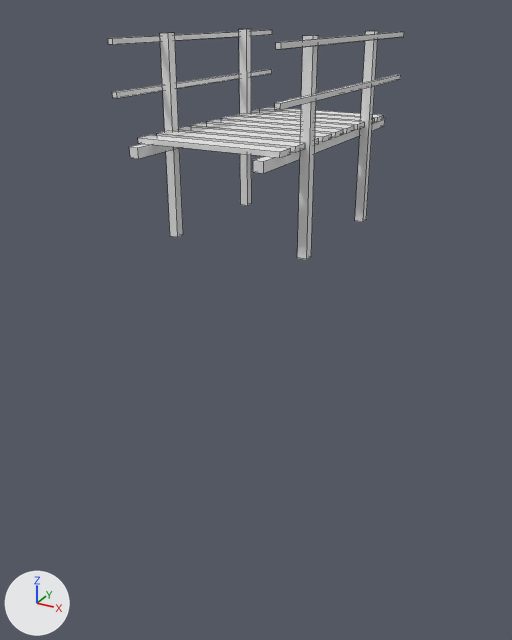
The Blender file Assets/Models/Structures/Wooden bridge.blend: old version first, new version second.
Both versions are drawn from a 50 mm camera at (7.01, -13.47, 3.43) aimed at (-0.35, -0.08, -3.27). Arrows for +X, +Y and +Z are at lower left; the lights stay in place. Mesh edges are drawn as thin lines.

The older version as bpy lines, for what is in view:
```python
me_cube = bpy.data.meshes.new('Cube')
me_cube.from_pydata(...)  # 152 vertices, 114 faces; spans x -1.7..1.7, y -3.0..3.0, z -1.0..3.0
me_cube.materials.append(mat_material)  # its picture is missing
# before: 0 (-1.4, 1.6, -1.0) at pixel (251, 203), 1 (-1.4, 1.4, -1.0) at pixel (247, 205), 2 (-1.6, 1.4, -1.0) at pixel (240, 204), 3 (-1.6, 1.6, -1.0)
# before: 8 (-1.4, -1.4, -1.0) at pixel (183, 234), 9 (-1.4, -1.6, -1.0) at pixel (177, 237), 10 (-1.6, -1.6, -1.0) at pixel (170, 236), 11 (-1.6, -1.4, -1.0)
# before: 16 (1.6, 1.6, -1.0) at pixel (366, 219), 17 (1.6, 1.4, -1.0) at pixel (363, 221), 18 (1.4, 1.4, -1.0) at pixel (354, 220), 19 (1.4, 1.6, -1.0)
# before: 24 (1.6, -1.4, -1.0) at pixel (311, 256), 25 (1.6, -1.6, -1.0) at pixel (306, 259), 26 (1.4, -1.6, -1.0) at pixel (297, 257), 27 (1.4, -1.4, -1.0)
ob_wooden_bridge = bpy.data.objects.new('Wooden bridge', me_cube)
ob_wooden_bridge.location = (0.0, 0.0, 0.0)
```
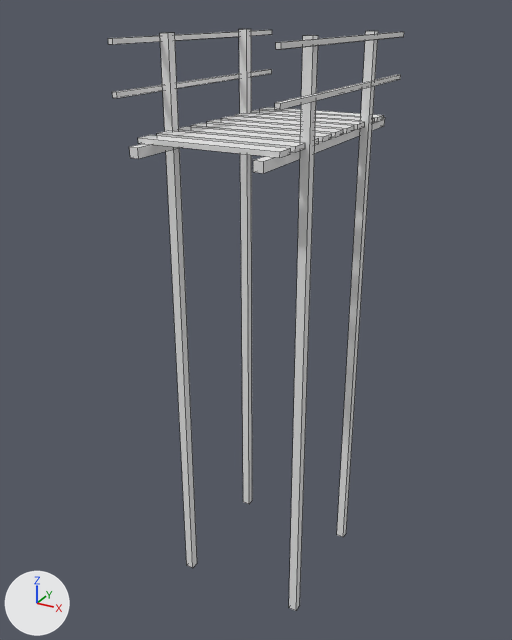
Scene script edits in JSON lines:
```json
{"block": "me_cube", "where": "me_cube.from_pydata(...)  # 152 vertices, 114 faces; spans x -1.7..1.7, y -3.0..3.0, z -1.0..3.0"}
{"block": "me_cube", "where": "# used by ob_wooden_bridge; location = (0.0, 0.0, 0.0)"}
{"block": "me_cube", "change": "me_cube part 1"}
{"op": "add", "block": "me_cube", "code": "for i in [*range(0, 4)]: me_cube.vertices[i].co += Vector((0.0, 0.0, -9.0))"}
{"block": "me_cube", "change": "me_cube part 2"}
{"op": "add", "block": "me_cube", "code": "for i in [*range(8, 12)]: me_cube.vertices[i].co += Vector((0.0, 0.0, -9.0))"}
{"block": "me_cube", "change": "me_cube part 3"}
{"op": "add", "block": "me_cube", "code": "for i in [*range(16, 20)]: me_cube.vertices[i].co += Vector((0.0, 0.0, -9.0))"}
{"block": "me_cube", "change": "me_cube part 4"}
{"op": "add", "block": "me_cube", "code": "for i in [*range(24, 28)]: me_cube.vertices[i].co += Vector((0.0, 0.0, -9.0))"}
```

Changed parts and their boxes [x1, y1, x2, y2] in the pictures (512 x 640 px; the box of a moved part takes in the faces that stretch with it):
```json
{"object": "Wooden bridge", "change": "reshaped", "before": [108, 29, 404, 259], "after": [108, 29, 404, 611], "on screen": "152% taller"}
{"part": 1, "of": "me_cube", "change": "moved or reshaped", "before": [239, 29, 252, 206], "after": [239, 29, 252, 504]}
{"part": 2, "of": "me_cube", "change": "moved or reshaped", "before": [160, 33, 183, 237], "after": [160, 33, 197, 568]}
{"part": 3, "of": "me_cube", "change": "moved or reshaped", "before": [355, 31, 378, 222], "after": [337, 31, 378, 537]}
{"part": 4, "of": "me_cube", "change": "moved or reshaped", "before": [297, 36, 318, 259], "after": [289, 36, 318, 611]}
```
